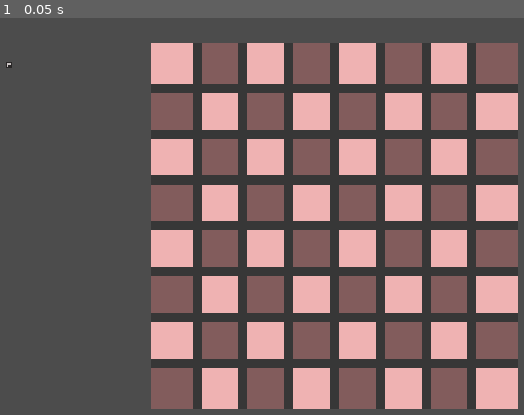
Above: before the commit, frame 1.
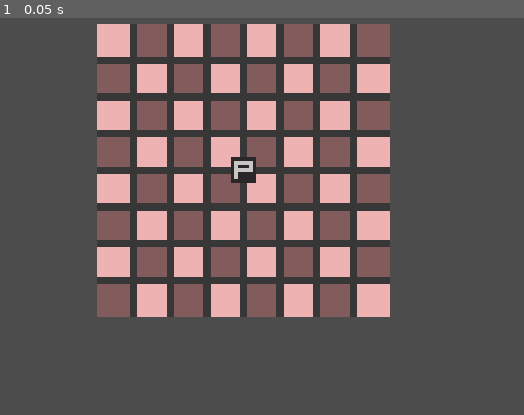
Above: after the commit, the same moment.

Repository: BumboBlast/godot-chess-engine
Game: Godot game, scene res://ChessBoard.tscn
Same seed, same stepped clock (60 frames per second), same inputs: the game is played once before the commit and once after it. The project has no main scene, so this scene is started directly.
Inputs:
- Up to frame 1 (0.05 s): no input

The runs differ from the first frame. In frame 1, 52% of the frame differs, in the area x 1-99%, y 1-99%.

Commit message:
got pieces to appear ON the board
needs refactoring bad
sprites are "centered" and this is messing up some of the math

Diff:
--- a/ChessBoard.gd
+++ b/ChessBoard.gd
@@ -2,9 +2,11 @@
 
 
 
-var boardRect
+var boardRect = Rect2(0,0,0,0)
+var boardScale
 
 var pieces = []
+
 
 """
 1. create piece nodes
@@ -18,8 +20,8 @@
 	var sprite = Sprite.new()
 	piece.add_child(sprite)
 	sprite.set_name(name + " sprite")
+
 	add_child(piece)
-
 	pieces.push_back(piece)
 
 
@@ -28,13 +30,62 @@
 		var pawnName = name + String(n)
 		instanceNode2D(pawnName)
 
+
+
+
+
+func findSpriteSheetRect(pieceName):
+	var spriteSize = Vector2(7,7)
+	if (pieceName.begins_with("Pawn")):
+		return Rect2(0,0,spriteSize[0],spriteSize[1])
+	if (pieceName.begins_with("Knight")):
+		return Rect2(0,0,spriteSize[0],spriteSize[1])
+	if (pieceName.begins_with("Rook")):
+		return Rect2(0,0,spriteSize[0],spriteSize[1])
+	if (pieceName.begins_with("Bishop")):
+		return Rect2(0,0,spriteSize[0],spriteSize[1])
+	if (pieceName.begins_with("King")):
+		return Rect2(0,0,spriteSize[0],spriteSize[1])
+	if (pieceName.begins_with("Queen")):
+		return Rect2(0,0,spriteSize[0],spriteSize[1])
+
+func findSquareFromPiece(pieceName):
+	return "A1"
+	if (pieceName.begins_with("Pawn")):
+		return String(char(int(pieceName[pieceName.length() - 1]) + 47)) + "2"
+	if (pieceName.begins_with("Knight")):
+		return String(char(int(pieceName[pieceName.length() - 1]) + 47)) + "2"
+	if (pieceName.begins_with("Bishop")):
+		return String(char(int(pieceName[pieceName.length() - 1]) + 47)) + "2"
+	if (pieceName.begins_with("Rook")):
+		return String(char(int(pieceName[pieceName.length() - 1]) + 47)) + "2"
+	if (pieceName.begins_with("King")):
+		return String(char(int(pieceName[pieceName.length() - 1]) + 47)) + "2"
+	if (pieceName.begins_with("Queen")):
+		return String(char(int(pieceName[pieceName.length() - 1]) + 47)) + "2"
+
+
+
 func givePiecesTextures():
 	var tex = load("res://art/debugPiecesSpriteSheet1.png")
-	var pieceFromSpriteSheet = Rect2(0,0,8,8)
+
 	for p in pieces:
+		var pieceFromSpriteSheet = findSpriteSheetRect(p.name)
+
 		p.get_child(0).set_region(1)
 		p.get_child(0).set_region_rect(pieceFromSpriteSheet)
 		p.get_child(0).texture = tex
+		p.get_child(0).set_scale(Vector2(boardScale, boardScale))
+
+
+
+
+
+
+
+
+
+
 
 """
 2a. make a list of board locations
@@ -42,22 +93,41 @@
 """
 
 func updateBoardRect():
-	var rpos = get_node("BoardTexture").rect_position
-	var rsiz = get_node("BoardTexture").rect_size
-	boardRect = Rect2(rpos,rsiz)
+	var windowSize = get_viewport().size
+	var centerWindow = Vector2(windowSize[0] / 2, windowSize[1] / 2)
+
+	#transform center of board into center of screen
+	get_node("BoardTexture").position = centerWindow
+
+	#scale, so that the board height is 80% of the screen height, centered
+	var newHeight = 0.80 * windowSize[1]
+	var newScale = newHeight / get_node("BoardTexture").get_rect().size[1]
+	get_node("BoardTexture").set_scale(Vector2(newScale, newScale))
+
+	#update these class elements
+	boardRect.position = get_node("BoardTexture").position
+	boardRect.size = get_node("BoardTexture").get_rect().size
+	print(boardRect)
+	boardScale = newScale
 
 
 func _on_BoardTexture_ready():
 	updateBoardRect()
 	pass # Replace with function body.
 
+func myfunc():
+	print("Resizing: ", get_viewport().size)
 
 
 func calculateSquareCoords(rank, file):
-	var newXpos = (rank * 7)
-	var newYpos = (file * 7)
-	var newWidth = (boardRect.size[1] / 7)
-	var newHeight = (boardRect.size[0] / 7)
+	var rankHeight = boardRect.size[0] / 8
+	var fileLength = boardRect.size[1] / 8
+
+	var newXpos = boardRect.position[0] + fileLength * file
+	var newYpos = boardRect.position[1] + rankHeight * rank
+	var newWidth = (boardRect.size[0] / 7)
+	var newHeight = (boardRect.size[1] / 7)
+
 	return Rect2(newXpos, newYpos, newWidth, newHeight)
 
 
@@ -68,11 +138,11 @@
 		for file in 8:
 			var newSquare = String(char(rank + 65)) + String(char(file + 49))
 			squares[newSquare] = calculateSquareCoords(rank, file)
-			#print(newSquare, ",", squares[newSquare])
+			#print(rank, file, newSquare, ",", squares[newSquare])
 
 func startPiecesOnSquares():
 	for p in pieces:
-		p.position = Vector2(100,100)
+		p.position = squares[findSquareFromPiece(p.name)].position
 		pass # <-------------------------------------------------------------
 
 func startBoard():
@@ -89,6 +159,7 @@
 
 # Called when the node enters the scene tree for the first time.
 func _ready():
+	get_tree().get_root().connect("size_changed", self, "myfunc")
 	startBoard()
 	pass # Replace with function body.
 
--- a/ChessBoard.tscn
+++ b/ChessBoard.tscn
@@ -7,16 +7,8 @@
 [node name="ChessBoard" type="Node2D"]
 script = ExtResource( 3 )
 
-[node name="BoardTexture" type="TextureRect" parent="."]
-margin_left = 281.524
-margin_top = 71.2719
-margin_right = 750.524
-margin_bottom = 540.272
+[node name="BoardTexture" type="Sprite" parent="."]
 texture = ExtResource( 1 )
-expand = true
-__meta__ = {
-"_edit_use_anchors_": false
-}
 
 [node name="Pieces" type="Node" parent="."]
 
Not shown, changed: README.md
